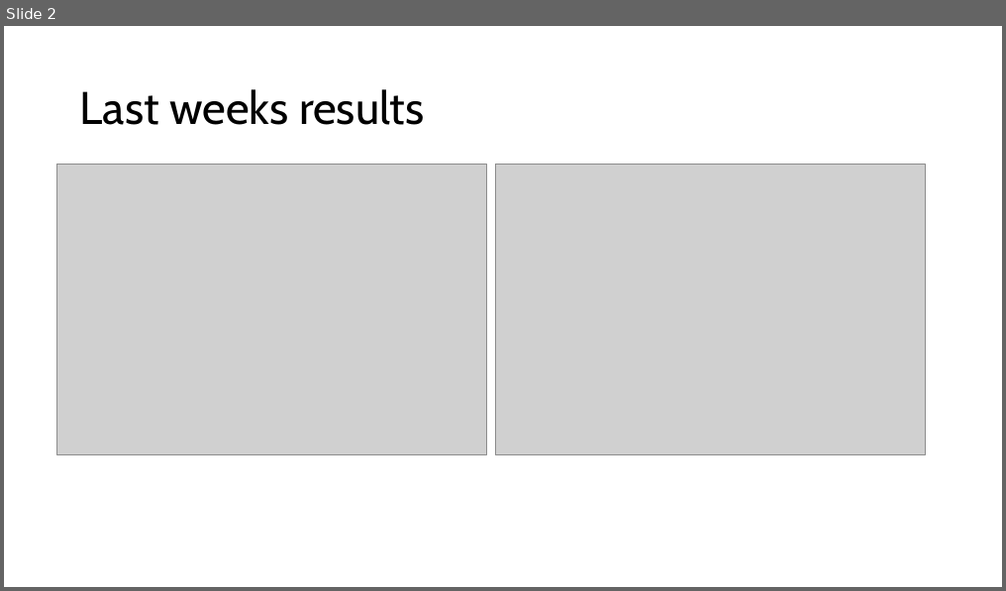
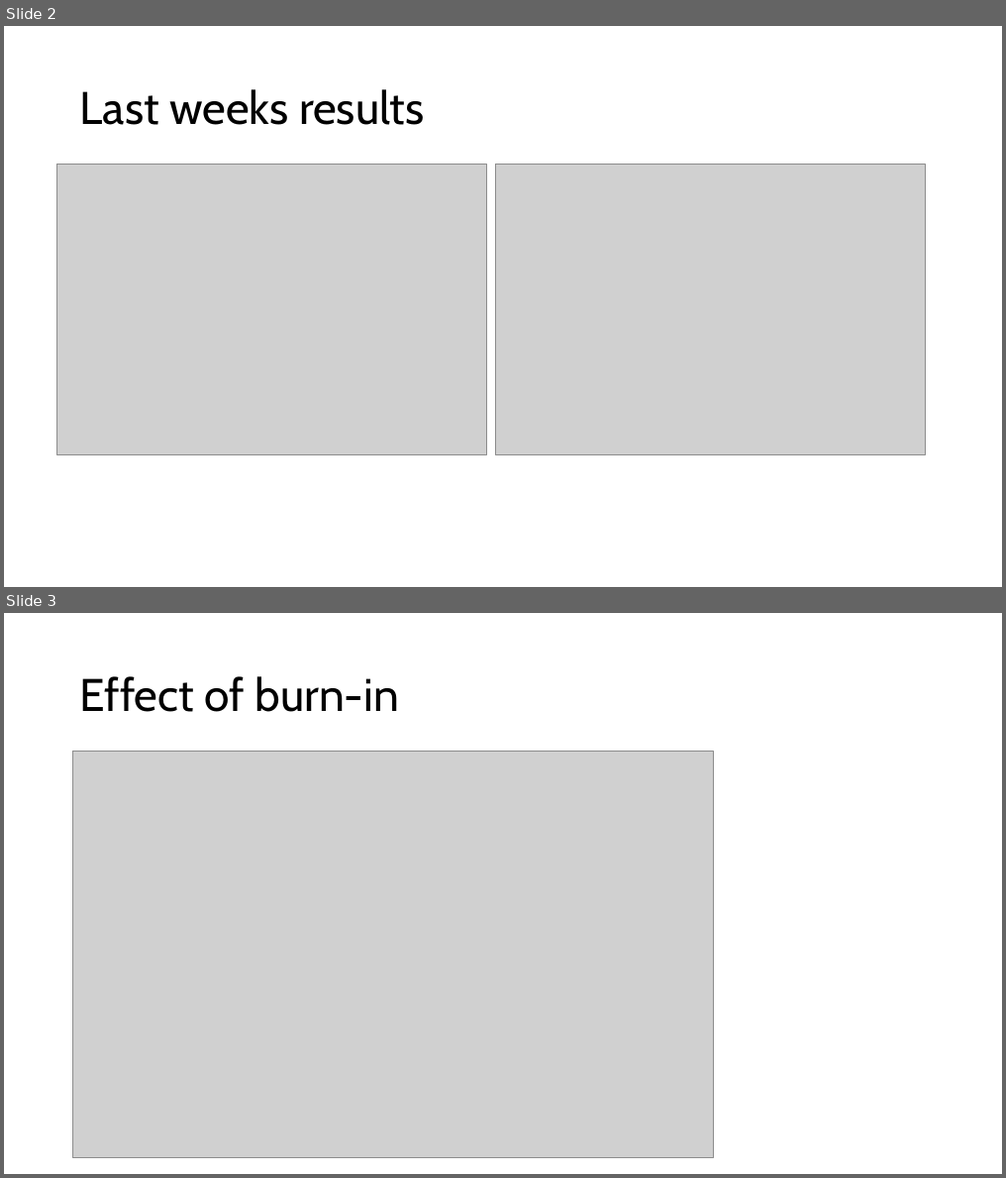
Before and after one commit to EmmaDirk/MachineLearning-BCA, a slide deck: 04_presentations/01_powerpoint/06_Jeroen.pptx. Shown one above the other, each under a label of ours: slide 2 before the commit, slides 2 and 3 after it. The pictures are 1006x591 and 1006x1178 pixels, drawn with LibreOffice and Linux fonts; fonts in the diff are those of the drawing; grey boxes stand for pictures. Boxes give left, top, right and bottom in pixels: in the first picture for what was removed or moved away, otherwise in the second. Text is boxed around its words. In the diff, an @@ line names an element or a change of style, - is before the commit and + after.

```diff
--- a/04_presentations/01_powerpoint/06_Jeroen.pptx
+++ b/04_presentations/01_powerpoint/06_Jeroen.pptx
@@ slide 3 added at <box>4,613,1002,1174</box>, background #FFFFFF @@
@@ title added at <box>80,676,399,712</box>, 44 pt, text #000000 @@
+Effect of burn-in
@@ picture added at <box>73,752,714,1158</box> @@
```
Also in this commit, not shown: 13 other files.
